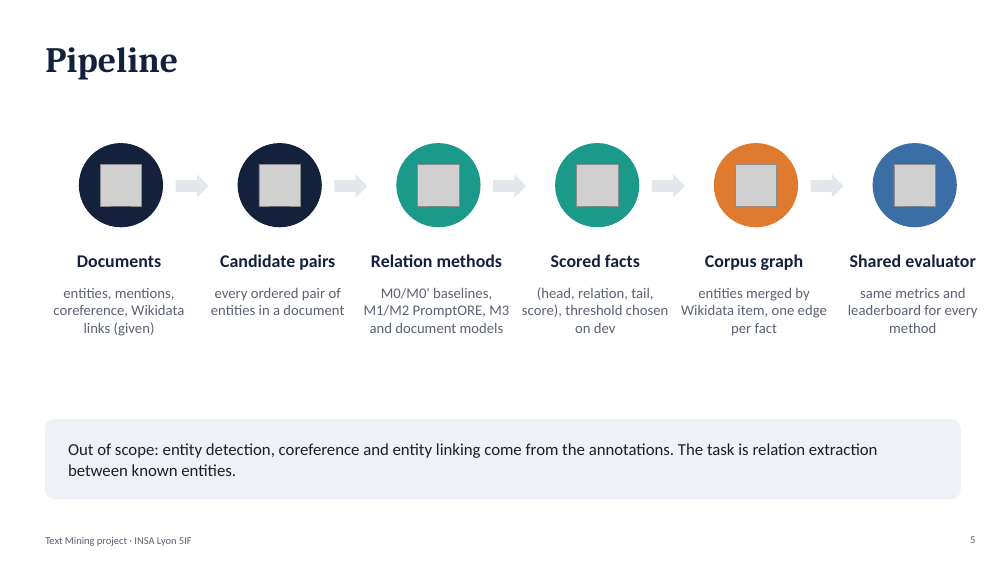
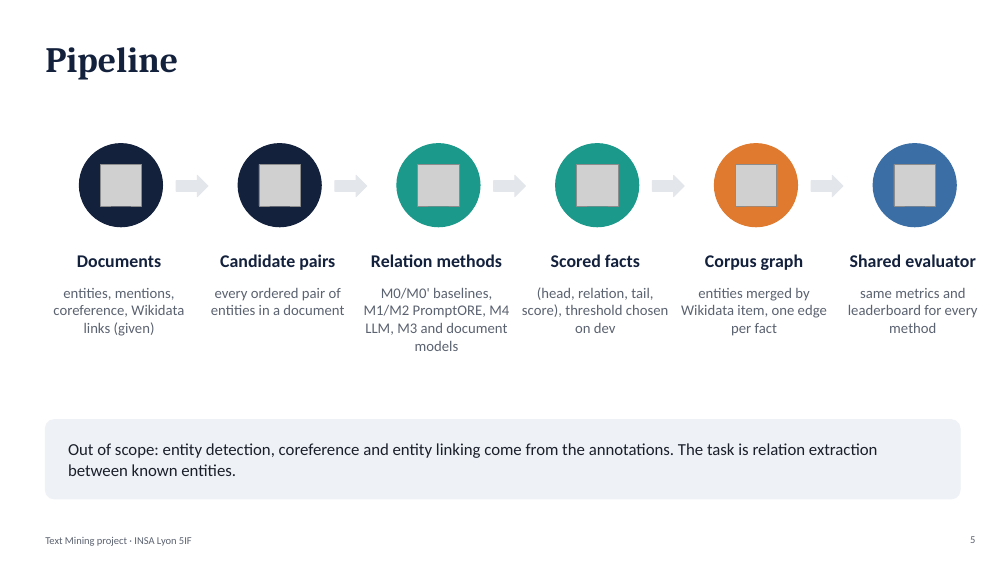
Before and after one commit to ZHU-Laurent/Knowledge-graph-extraction-from-text, a slide deck: slide 5 of report/presentation.pptx. Drawn at 1008x567 pixels with LibreOffice and Linux fonts; fonts in the diff are those of the drawing; grey boxes stand for pictures. Boxes give left, top, right and bottom in pixels: in the first picture for what was removed or moved away, otherwise in the second. Text is boxed around its words. In the diff, an @@ line names an element or a change of style, - is before the commit and + after.

```diff
--- a/report/presentation.pptx
+++ b/report/presentation.pptx
@@ text at (364, 288, 509, 351): text changed @@
-M0/M0' baselines, M1/M2 PromptORE, M3 and document models
+M0/M0' baselines, M1/M2 PromptORE, M4 LLM, M3 and document models
```
Also in this commit, not shown: 1 other slide changed, 1 slide added, 7 other files.
